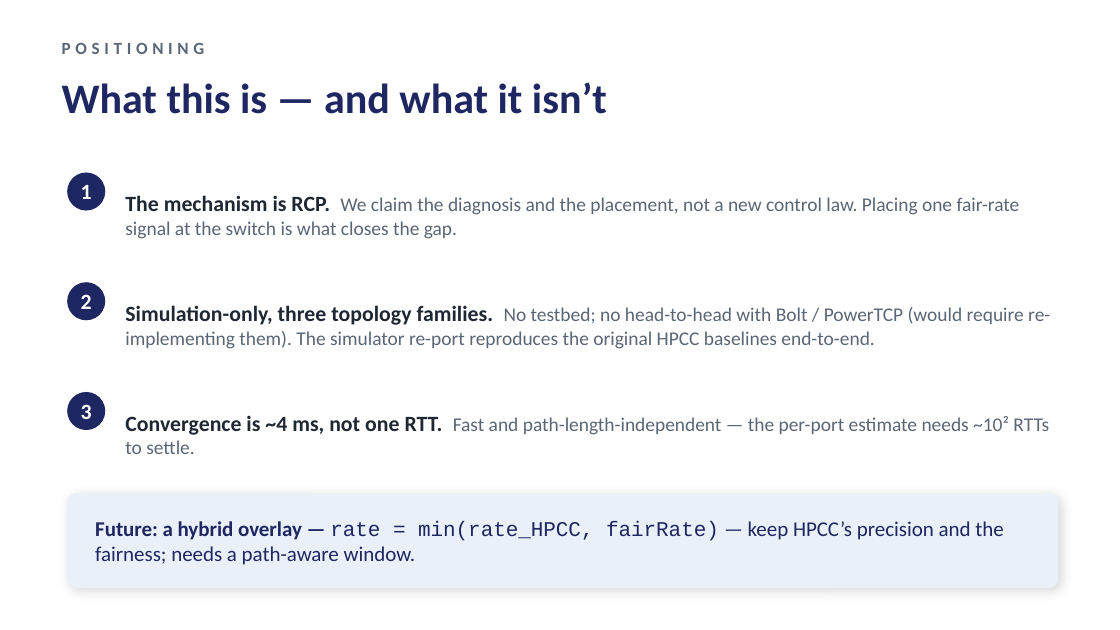
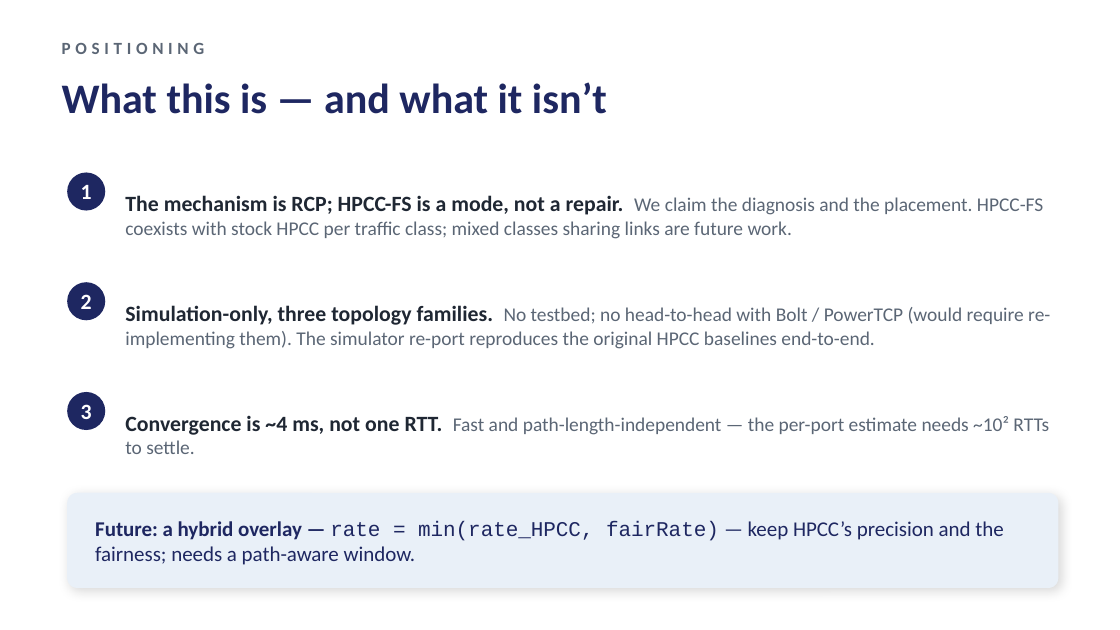
Before and after one commit to UNOCourseDemo/hpcc-fs, a slide deck: slide 16 of examples/hpcc/hpcc-fs/talk/ipccc2026-talk.pptx (slide 15 before the commit). Drawn at 1120x630 pixels with LibreOffice and Linux fonts; fonts in the diff are those of the drawing. Boxes give left, top, right and bottom in pixels: in the first picture for what was removed or moved away, otherwise in the second. Text is boxed around its words. In the diff, an @@ line names an element or a change of style, - is before the commit and + after.

Commit message:
talk: operating-mode framing + coflow JCT slide

```diff
--- a/examples/hpcc/hpcc-fs/talk/ipccc2026-talk.pptx
+++ b/examples/hpcc/hpcc-fs/talk/ipccc2026-talk.pptx
@@ text at bbox=[125, 195, 1043, 239]: text changed @@
-The mechanism is RCP. We claim the diagnosis and the placement, not a new control law. Placing one fair-rate signal at the switch is what closes the gap.
+The mechanism is RCP; HPCC-FS is a mode, not a repair. We claim the diagnosis and the placement. HPCC-FS coexists with stock HPCC per traffic class; mixed classes sharing links are future work.
```
Also in this commit, not shown: 5 other slides changed, 1 slide added, 3 other files.
